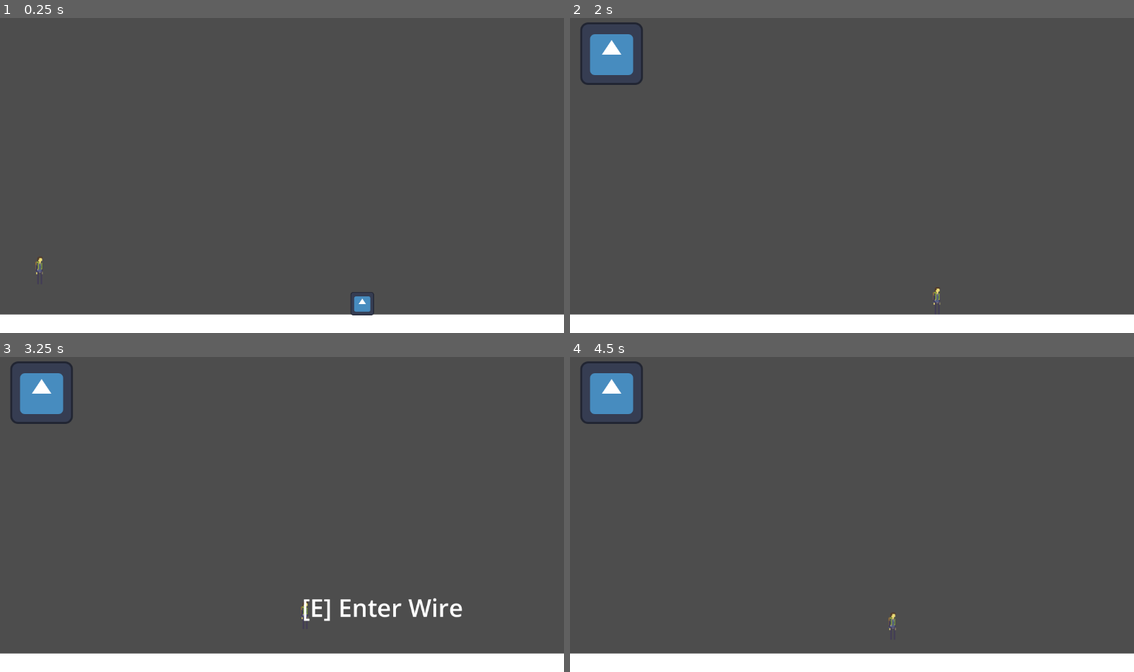
Above: before the commit, frames 1-4 (two rows, left to right).
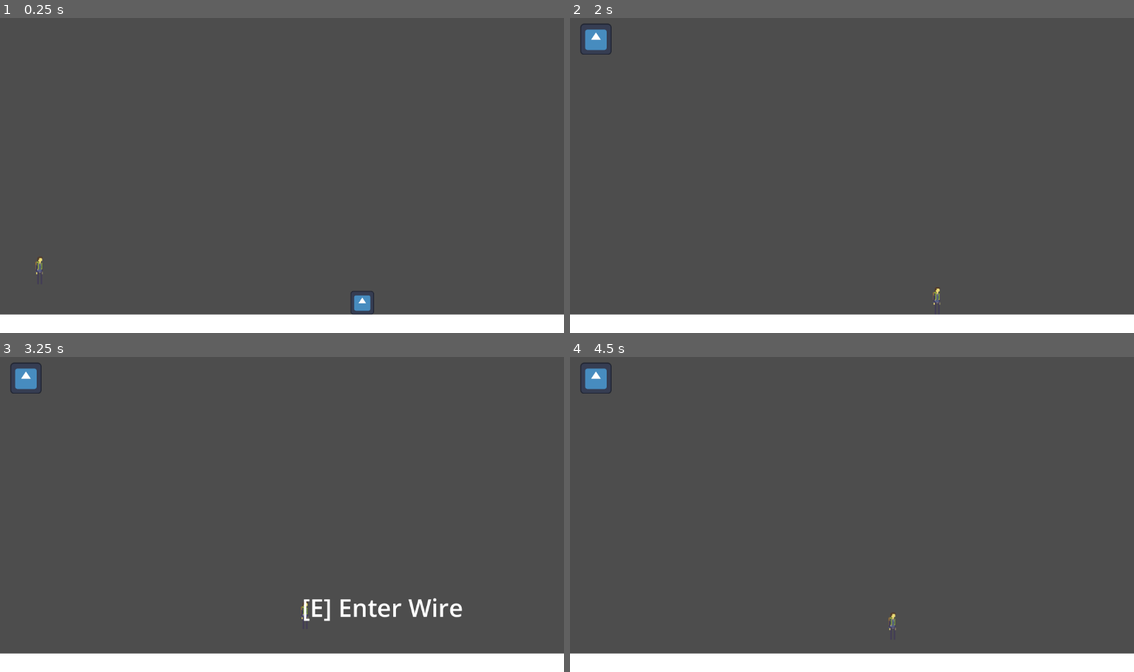
Above: after the commit, the same moments.

Repository: The-Spark-Industries/spark-energy
Game: Godot game, scene res://Master Scenes/level1.tscn
The game is run twice, just before and just after one commit, with the same random seed, the same clock (stepped at 60 frames per second) and the same inputs. The engine's default icon, where the game draws it, is replaced by a stand-in: a white triangle on a blue panel in a dark square.
Inputs:
- Up to frame 1 (0.25 s): no input
- Up to frame 2 (2 s): hold Right (ui_right) from 0.53 s (still down); tap E (interact) at 0.6, 1.35 s; tap Space (jump) at 0.77, 1.52 s
- Up to frame 3 (3.25 s): release Right (ui_right) at 2.03 s; hold Left (ui_left) 2.03-2.78 s; tap E (interact) at 2.1, 2.85 s; hold Right (ui_right) from 2.78 s (still down); tap Space (jump) at 3.02 s
- Up to frame 4 (4.5 s): tap E (interact) at 3.6, 4.35 s; tap Space (jump) at 3.77 s; release Right (ui_right) at 4.28 s; hold Left (ui_left) from 4.28 s (still down)

The runs differ from the first frame. In frame 1, less than 0.1% of the frame differs, in the area x 62-67%, y 86-95%; in frame 2, 1.2%, in the area x 1-13%, y 1-22%; in frame 3, 1.2%; in frame 4, 1.2%.

Commit message:
Update level1.tscn

Diff:
--- a/Master Scenes/level1.tscn
+++ b/Master Scenes/level1.tscn
@@ -97,6 +97,7 @@
 offset_top = -307.0
 offset_right = -555.0
 offset_bottom = -307.0
+scale = Vector2(0.5, 0.5)
 
 [node name="CharacterBody2D" type="CharacterBody2D" parent="." unique_id=1023514506]
 position = Vector2(406, 1156)
@@ -273,5 +274,5 @@
 position = Vector2(-192, 1229)
 
 [node name="WaterShoes" parent="." unique_id=1326362754 instance=ExtResource("9_gdrb5")]
-position = Vector2(1065, 1271)
+position = Vector2(1065, 1269)
 scale = Vector2(1.5, 1.5)
